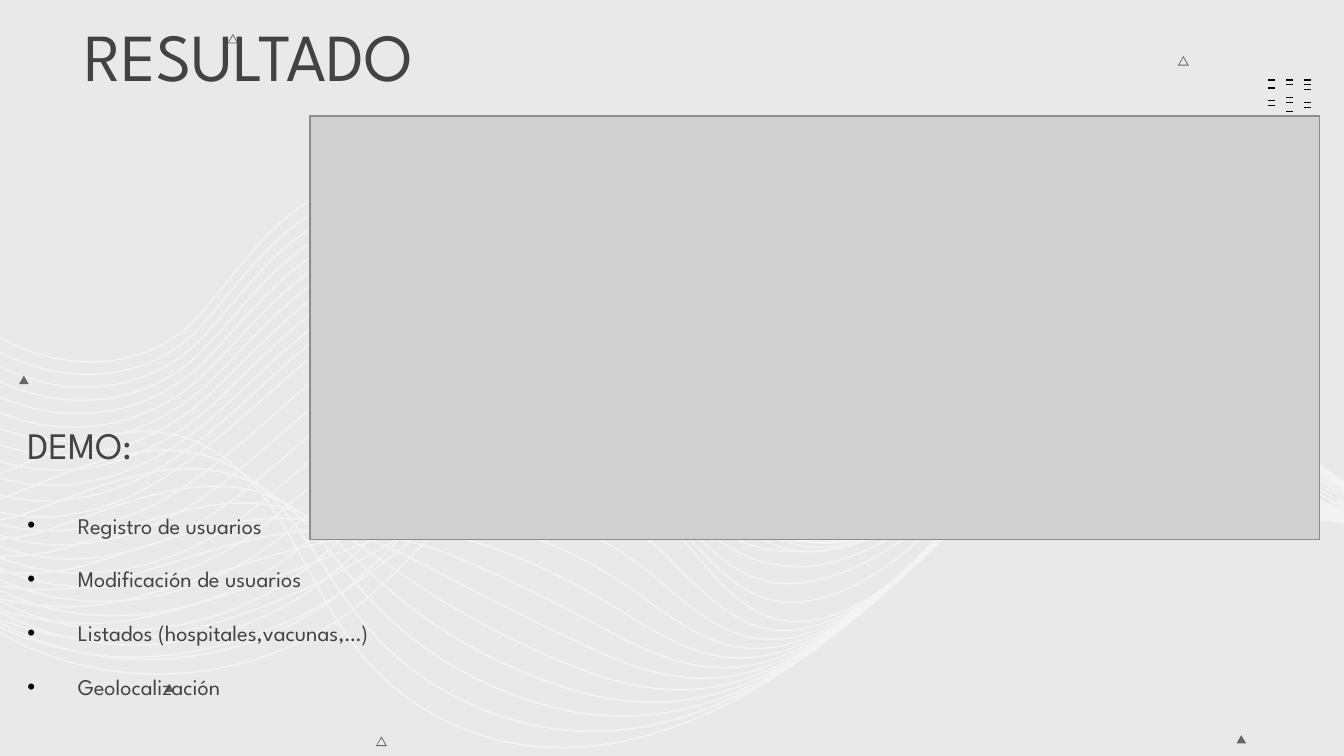
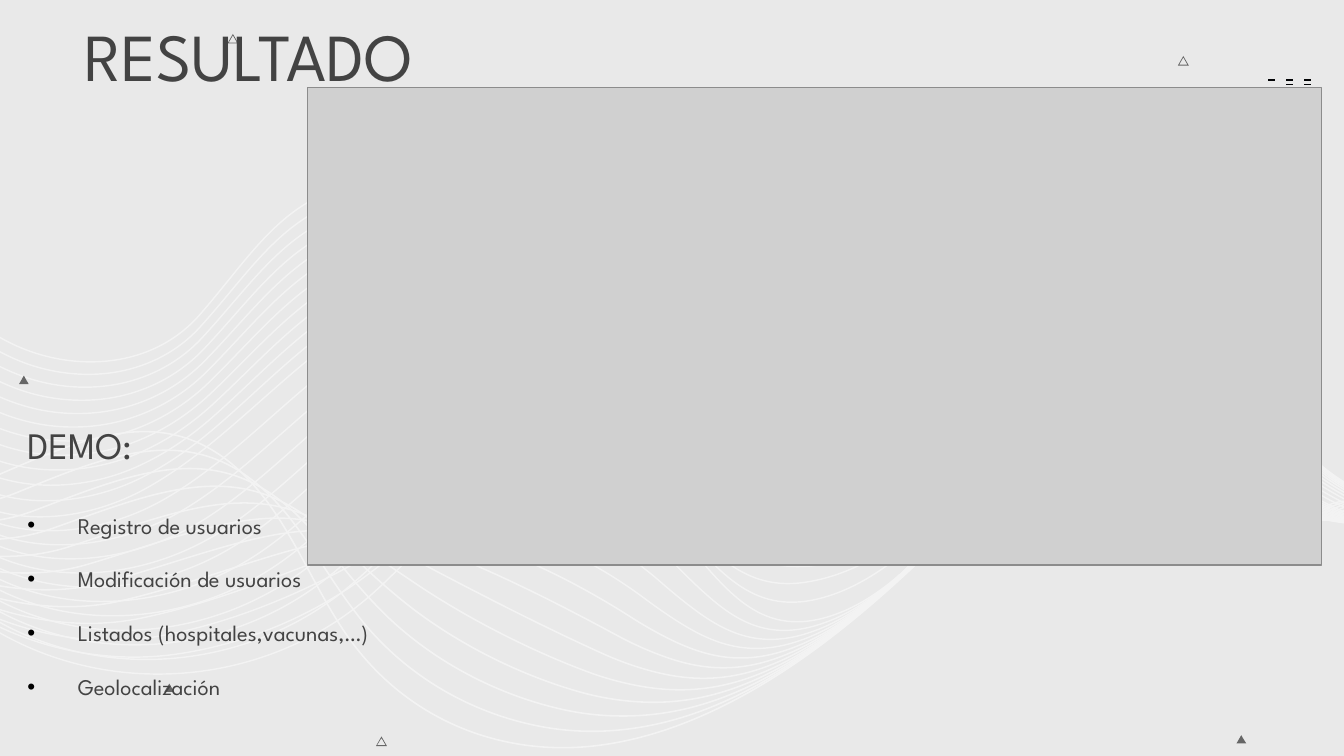
Before and after one commit to AGCG1991/VaCheck, a slide deck: slide 19 of Documentacion y diagramas/VaCheck.pptx. Drawn at 1344x756 pixels with LibreOffice and Linux fonts; fonts in the diff are those of the drawing; grey boxes stand for pictures. Boxes give left, top, right and bottom in pixels: in the first picture for what was removed or moved away, otherwise in the second. Text is boxed around its words. In the diff, an @@ line names an element or a change of style, - is before the commit and + after.

```diff
--- a/Documentacion y diagramas/VaCheck.pptx
+++ b/Documentacion y diagramas/VaCheck.pptx
@@ picture: place and size @@
-picture at box(310, 116, 1320, 539)
+picture at box(308, 87, 1321, 564)
@@ group removed at box(1267, 97, 1310, 117): 9 freeform shapes @@
```
Also in this commit, not shown: 1 other slide changed, 1 other file.
